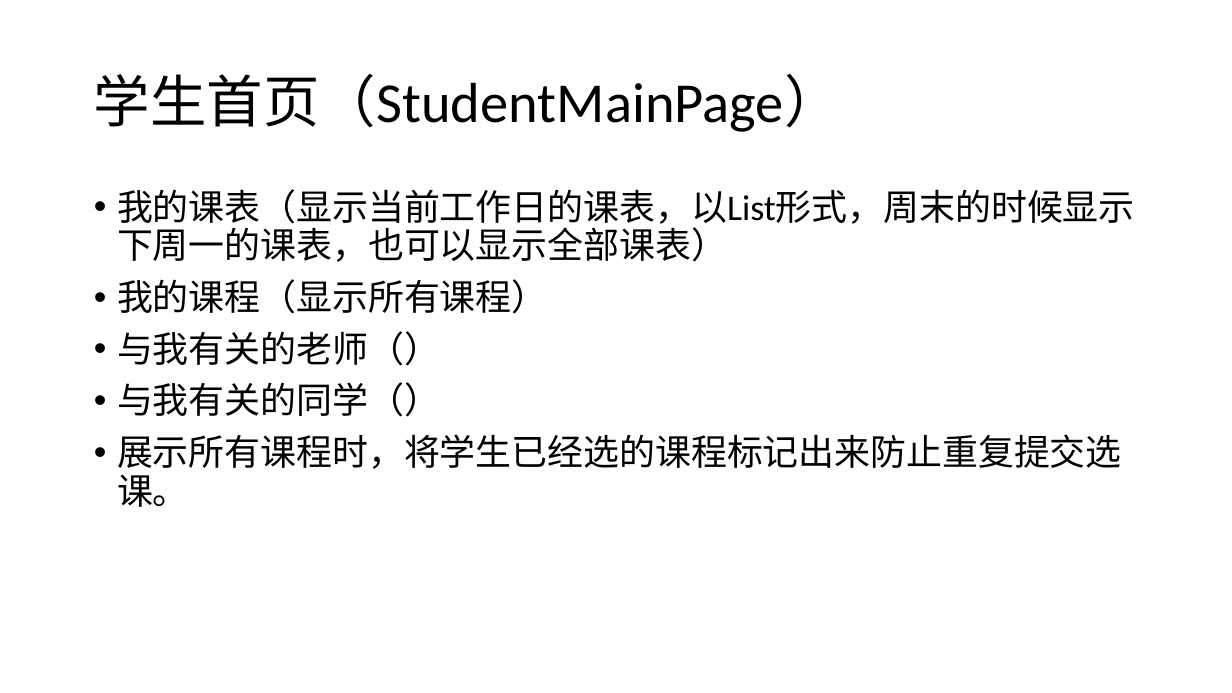
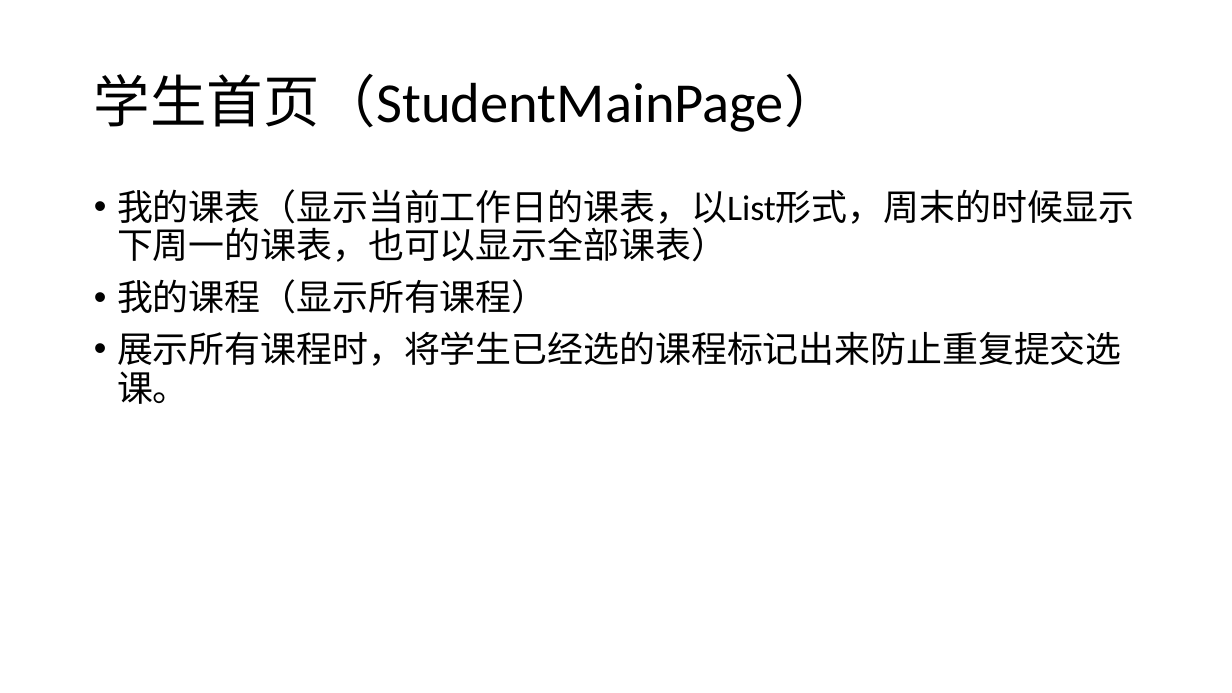
Before and after one commit to Ericwonne/GraduationProject, a slide deck: slide 11 of GradutionProject/App_Data/答辩PPT.pptx (slide 12 before the commit). Drawn at 1232x693 pixels with LibreOffice and Linux fonts; fonts in the diff are those of the drawing. Boxes give left, top, right and bottom in pixels: in the first picture for what was removed or moved away, otherwise in the second. Text is boxed around its words. In the diff, an @@ line names an element or a change of style, - is before the commit and + after.

```diff
--- a/GradutionProject/App_Data/答辩PPT.pptx
+++ b/GradutionProject/App_Data/答辩PPT.pptx
@@ text at (x1=117, y1=331, x2=440, y2=417): paragraphs removed @@
-• 与我有关的老师（）
-• 与我有关的同学（）
```
Also in this commit, not shown: 4 slides added, 1 slide removed.
